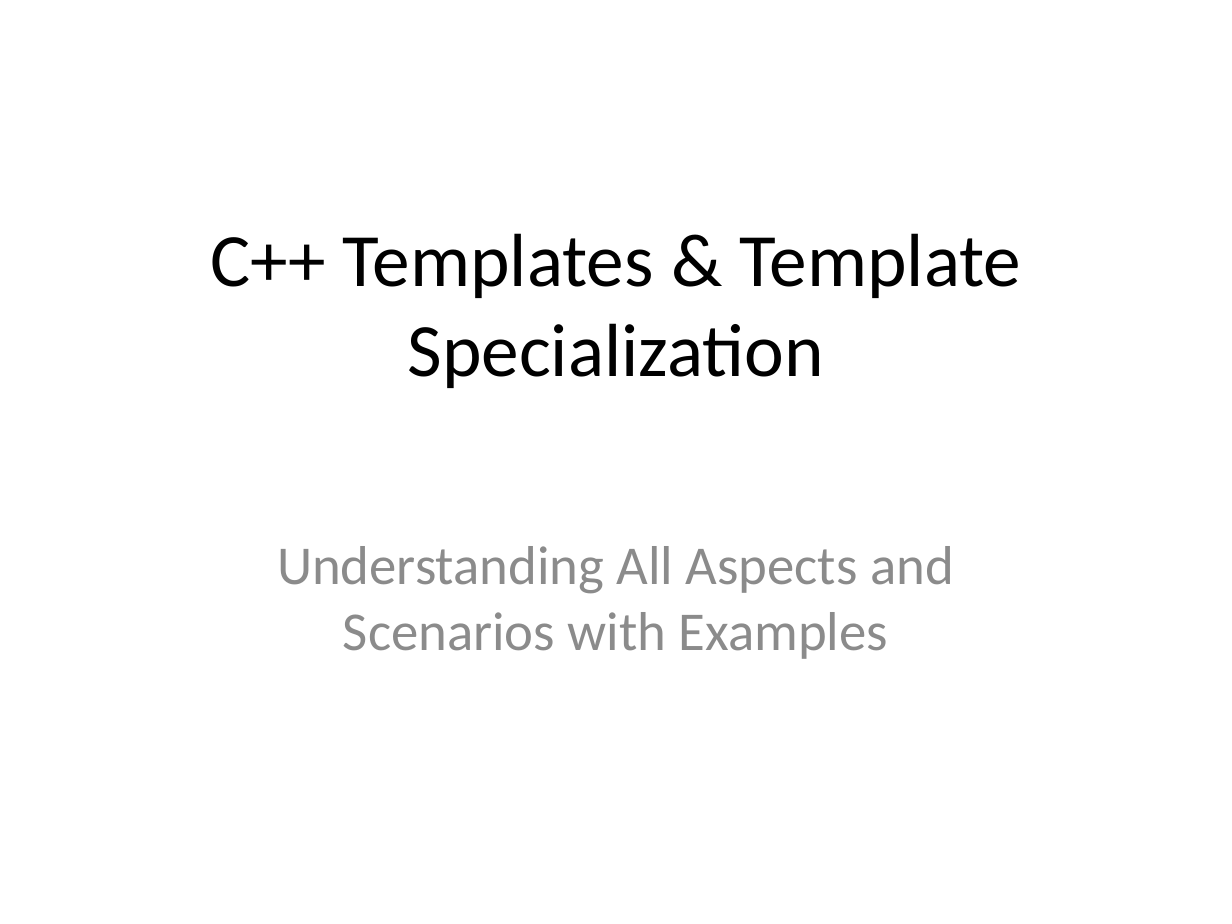
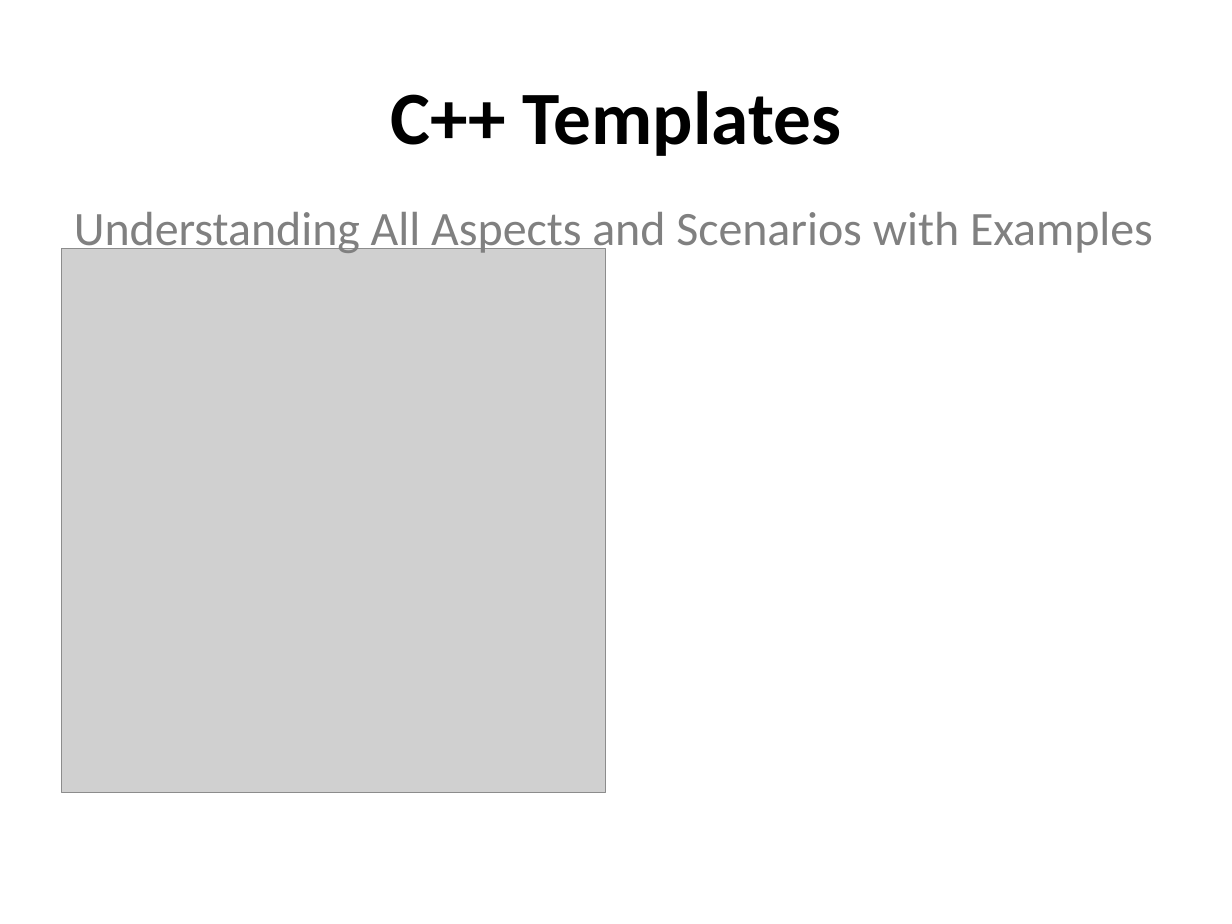
Before and after one commit to Ramjilal4You/CPP_Advanced, a slide deck: slide 1 of Templates/cpp_templates_with_diagrams.pptx. Drawn at 1232x924 pixels with LibreOffice and Linux fonts; fonts in the diff are those of the drawing; grey boxes stand for pictures; background and template pictures are left out. Boxes give left, top, right and bottom in pixels: in the first picture for what was removed or moved away, otherwise in the second. Text is boxed around its words. In the diff, an @@ line names an element or a change of style, - is before the commit and + after.

```diff
--- a/Templates/cpp_templates_with_diagrams.pptx
+++ b/Templates/cpp_templates_with_diagrams.pptx
@@ title at (390,91,841,156): text changed; bold on @@
-C++ Templates & Template Specialization
+C++ Templates
@@ text "Understanding All Aspects and Scenarios ...": place and size @@
-text "Understanding All Aspects and Scenarios ..." at (277,546,954,659)
+text "Understanding All Aspects and Scenarios ..." at (74,212,1153,256)
@@ text "Understanding All Aspects and Scenarios ..." at (74,212,1153,256): size 32 to 28 pt, text colour #8C8C8C to #808080; alignment centre to left @@
@@ picture added at (62,249,606,793) @@
```
Also in this commit, not shown: 13 other slides changed, 2 slides removed, 40 other files.
